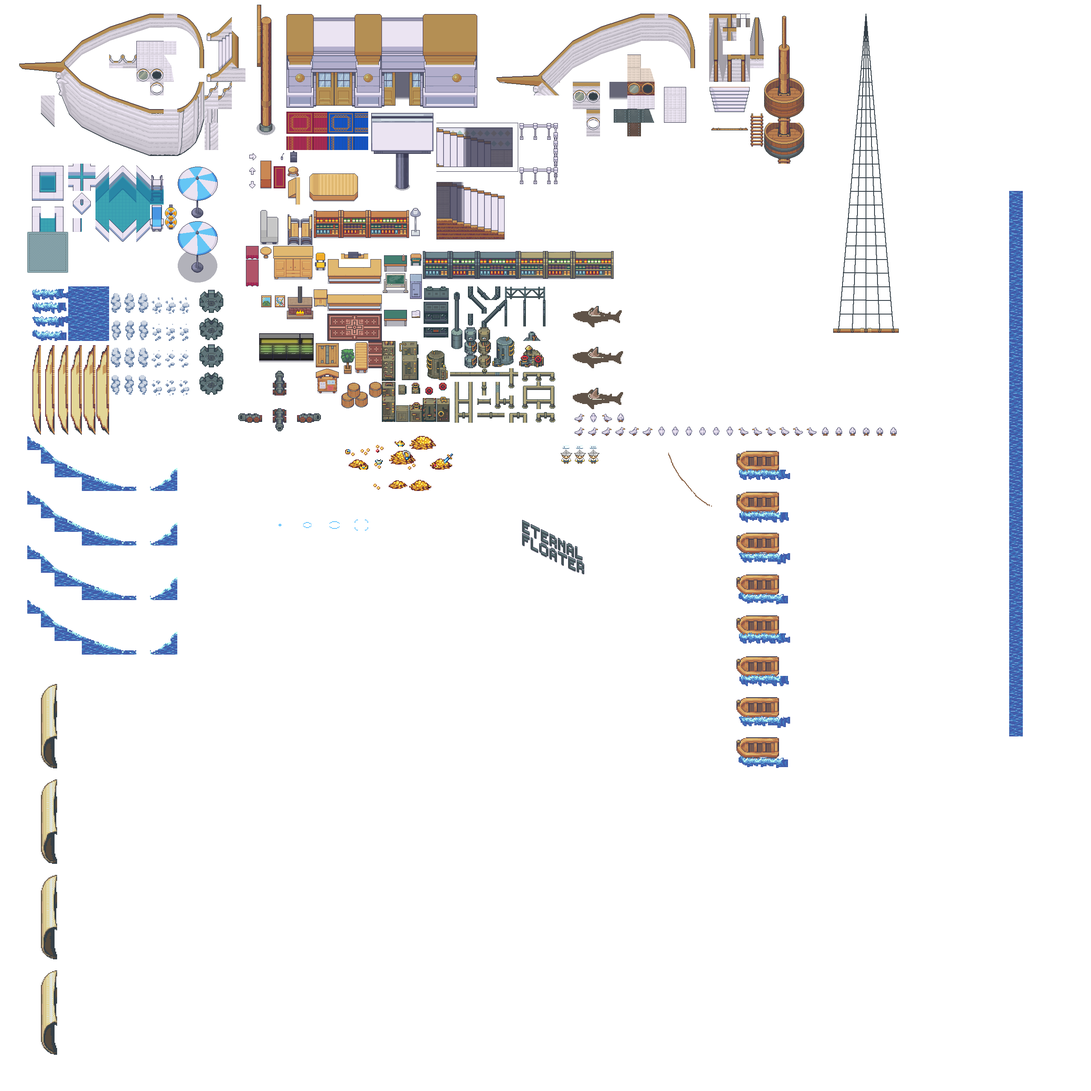
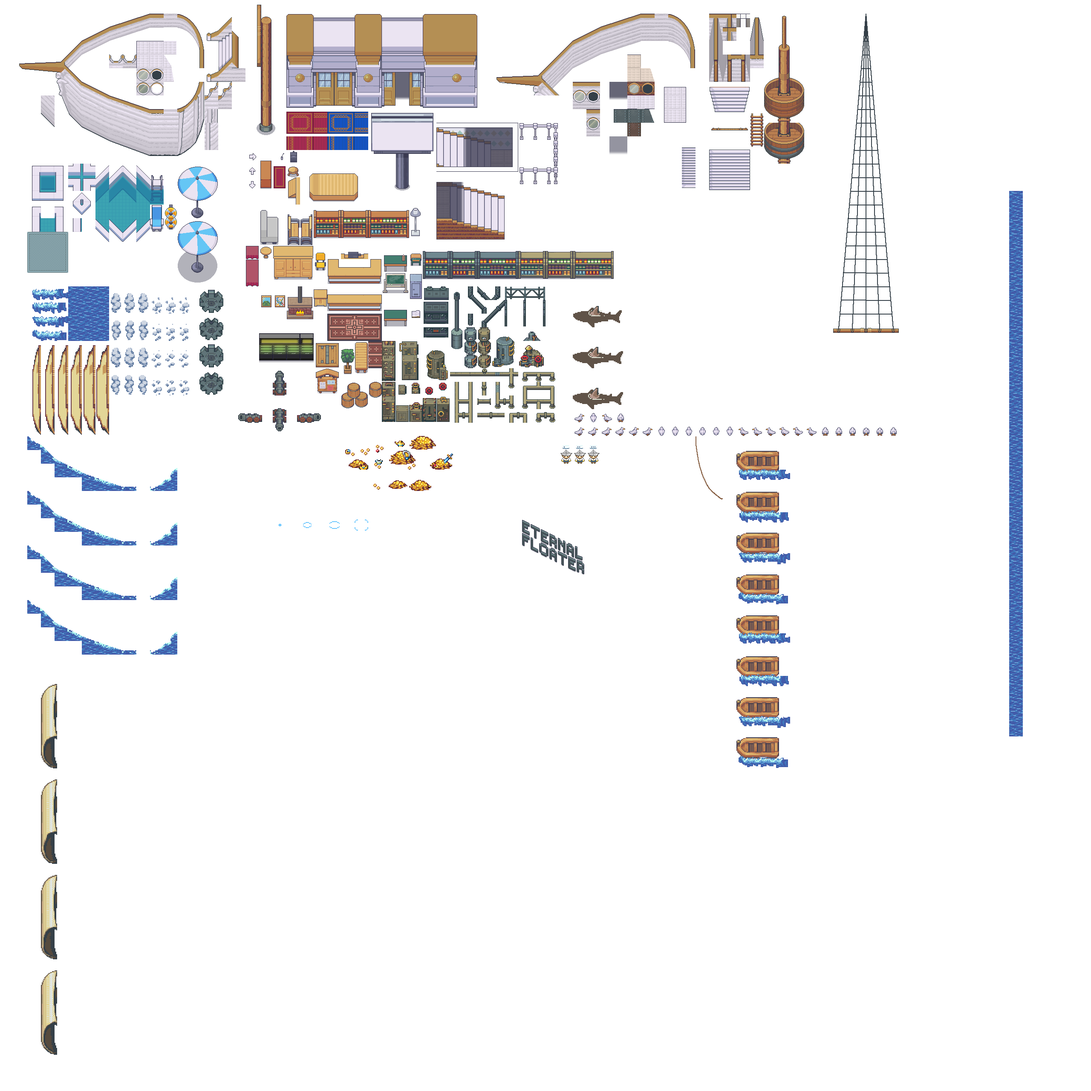
Layer changes from the first 1091px x 1091px image to the second:
moved "rope" above "treasurehoard_e_2.png", painted on it over [668, 436, 724, 507]
painted on "Eingefügte Ebene #3" over [586, 109, 601, 129]
painted on "Eingefügte Ebene #5" over [152, 84, 162, 94]
added layer "transparent" (70%) above "Modern Ship Tileset.png" over [138, 70, 640, 155]
painted on "Modern Ship Tileset.png" over [136, 70, 751, 191]
